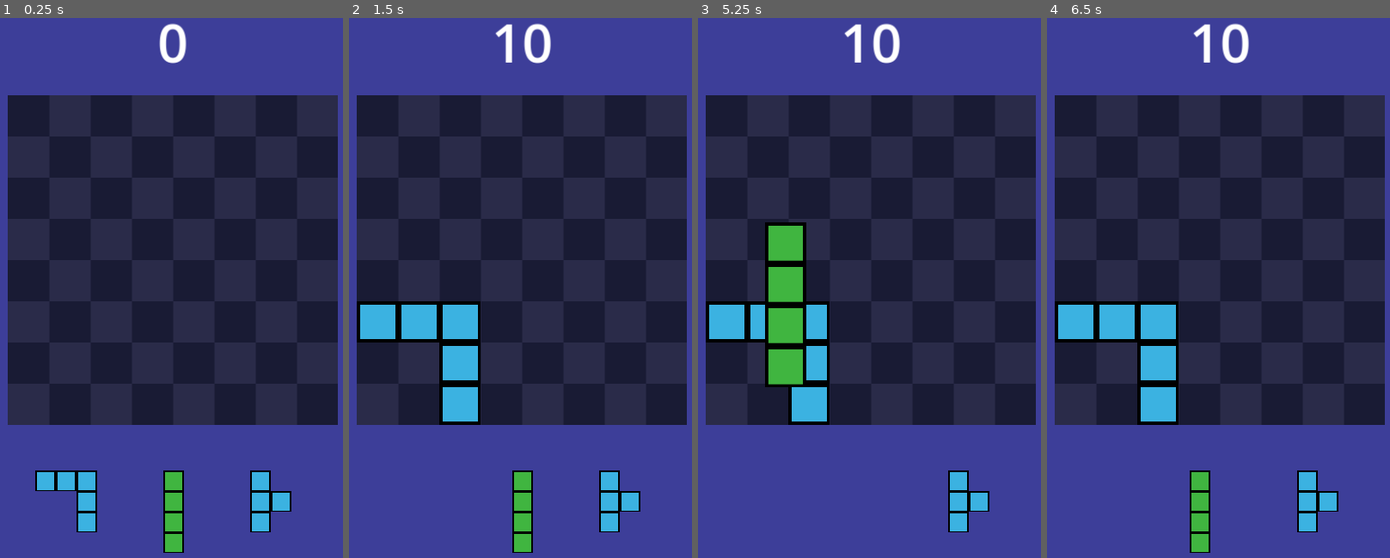
Above: before the commit, frames 1-4 (left to right).
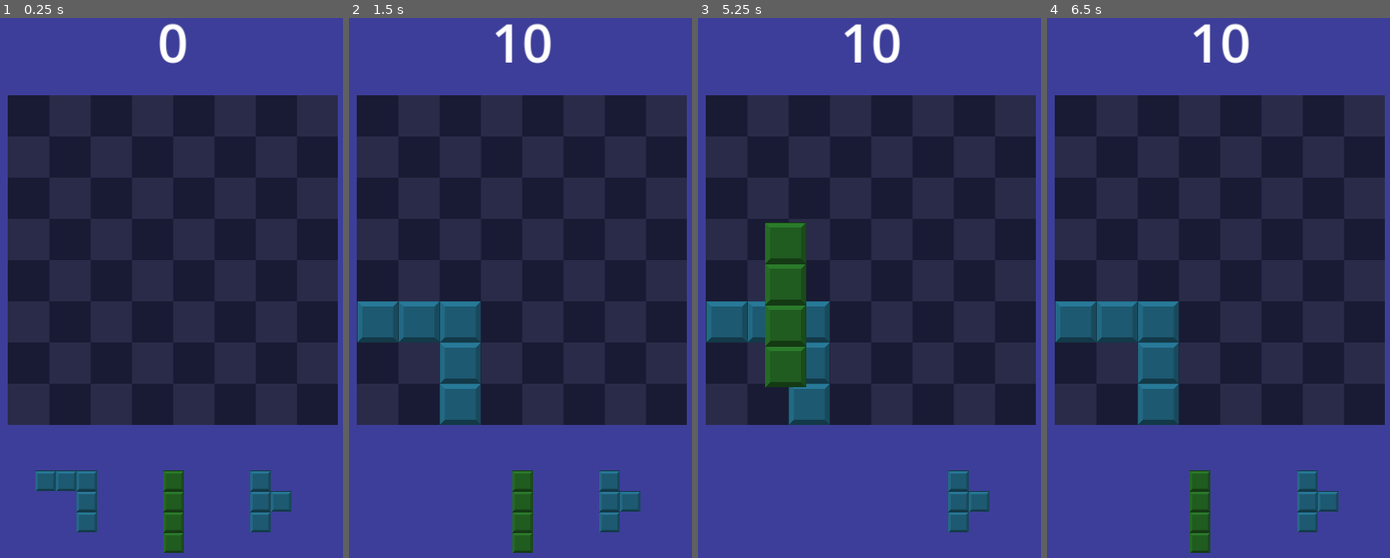
Above: after the commit, the same moments.

Repository: rafliko/FastBlast
Game: Godot game, scene res://scenes/game.tscn
Two runs of this game, one before a commit and one after it. Both use one fixed random seed, a clock stepped at 60 frames per second and the inputs below.
Inputs (mouse positions are in pixels of both pictures, inside the frame that each line leads up to):
- Up to frame 1 (0.25 s): no input
- Up to frame 2 (1.5 s): click (393, 482) at 0.52 s; click (376, 320) at 1.27 s
- Up to frame 3 (5.25 s): click (725, 320) at 2.02 s; tap Enter at 2.75, 4.25 s; move the mouse to (951, 298) at 2.77 s; click (951, 298) at 2.92 s; tap Space at 3.5, 5 s; drag from (790, 363) to (848, 466) at 3.52 s; move the mouse to (907, 180) at 4.27 s; click (907, 180) at 4.42 s; drag from (848, 466) to (752, 228) at 5.02 s
- Up to frame 4 (6.5 s): move the mouse to (1331, 433) at 5.77 s; click (1331, 433) at 5.92 s

The runs differ from the first frame. In frame 1, 3.0% of the frame differs, in the area x 10-85%, y 83-100%; in frame 2, 6.4%; in frame 3, 7.8%, in the area x 2-85%, y 37-96%; in frame 4, 6.4%.

Commit message:
added clear animation and changed block texture

Diff:
--- a/project.godot
+++ b/project.godot
@@ -13,6 +13,7 @@
 config/name="FastBlast"
 run/main_scene="res://scenes/game.tscn"
 config/features=PackedStringArray("4.2", "Forward Plus")
+run/max_fps=100
 boot_splash/bg_color=Color(0.239216, 0.243137, 0.6, 1)
 boot_splash/image="res://textures/icon.png"
 config/icon="res://textures/icon.png"
--- a/scenes/block.tscn
+++ b/scenes/block.tscn
@@ -1,13 +1,13 @@
 [gd_scene load_steps=3 format=3 uid="uid://bqwtqdl722h5v"]
 
 [ext_resource type="Script" path="res://scripts/block.gd" id="1_20p7l"]
-[ext_resource type="Texture2D" uid="uid://clvuplcitpe40" path="res://textures/block.png" id="1_g1el5"]
+[ext_resource type="Texture2D" uid="uid://cqd2m6wgik31h" path="res://textures/blocks base.png" id="2_sc74w"]
 
 [node name="Block" type="Node2D"]
 script = ExtResource("1_20p7l")
 
 [node name="Sprite2D" type="Sprite2D" parent="."]
-texture = ExtResource("1_g1el5")
+texture = ExtResource("2_sc74w")
 centered = false
 
 [node name="Button" type="Button" parent="."]
--- a/scenes/game.tscn
+++ b/scenes/game.tscn
@@ -41,6 +41,7 @@
 offset_bottom = 40.0
 
 [node name="Retry" type="Button" parent="GameOver"]
+layout_mode = 0
 offset_left = 514.0
 offset_top = 1144.0
 offset_right = 690.0
@@ -49,6 +50,7 @@
 text = "Retry"
 
 [node name="lbGameOver" type="Label" parent="GameOver"]
+layout_mode = 0
 offset_left = 89.0
 offset_top = 1147.0
 offset_right = 432.0
--- a/scripts/block.gd
+++ b/scripts/block.gd
@@ -5,7 +5,8 @@
 var old_parent
 var offset = Vector2(150,500)
 var rng = RandomNumberGenerator.new()
-var scene
+var gridX = 0
+var gridY = 0
 
 # Called when the node enters the scene tree for the first time.
 func _ready():
@@ -17,7 +18,11 @@
 	if dragging:
 		get_node("..").position = (get_global_mouse_position()-offset)*1.6
 	if locked:
-		checkIfAlive()
+		if !checkIfAlive():
+			scale -= Vector2(1, 1) * delta * 3
+			position += Vector2(1, 1) * delta * 200
+			if scale <= Vector2(0.1, 0.1):
+				queue_free()
 
 
 func _on_button_button_down():
@@ -46,9 +51,9 @@
 	var groupPosition = get_node("..").position
 	if Globals.validateOnPosition(get_node(".."), groupPosition):
 		for c in get_node("..").get_children():
-			var x = round((c.position.x+groupPosition.x)/128)
-			var y = round((c.position.y+groupPosition.y)/128)
-			Globals.grid[x][y] = true
+			c.gridX = round((c.position.x+groupPosition.x)/128)
+			c.gridY = round((c.position.y+groupPosition.y)/128)
+			Globals.grid[c.gridX][c.gridY] = true
 			c.locked = true
 
 		Globals.points += 10
@@ -77,8 +82,4 @@
 
 
 func checkIfAlive():
-	var groupPosition = get_node("..").position
-	var x = round((position.x+groupPosition.x)/128)
-	var y = round((position.y+groupPosition.y)/128)
-	if(Globals.grid[x][y]==false):
-		queue_free()
+	return Globals.grid[gridX][gridY]
--- a/scripts/globals.gd
+++ b/scripts/globals.gd
@@ -18,7 +18,7 @@
 
 	if p1.get_child_count() == 0 and p2.get_child_count() == 0 and p3.get_child_count() == 0:
 		group = randomizeGroup().instantiate()
-		while !validateAllPositions(group) and iter < 10000:
+		while !validateAllPositions(group) and iter < 1000:
 			group.queue_free()
 			group = randomizeGroup().instantiate()
 			iter+=1
@@ -28,7 +28,7 @@
 		iter = 0
 
 		group = randomizeGroup().instantiate()
-		while !validateAllPositions(group) and iter < 10000:
+		while !validateAllPositions(group) and iter < 1000:
 			group.queue_free()
 			group = randomizeGroup().instantiate()
 			iter+=1
@@ -38,7 +38,7 @@
 		iter = 0
 
 		group = randomizeGroup().instantiate()
-		while !validateAllPositions(group) and iter < 10000:
+		while !validateAllPositions(group) and iter < 1000:
 			group.queue_free()
 			group = randomizeGroup().instantiate()
 			iter+=1
Binary file added: textures/blocks base.png
Not shown, added: textures/blocks base.png.import
